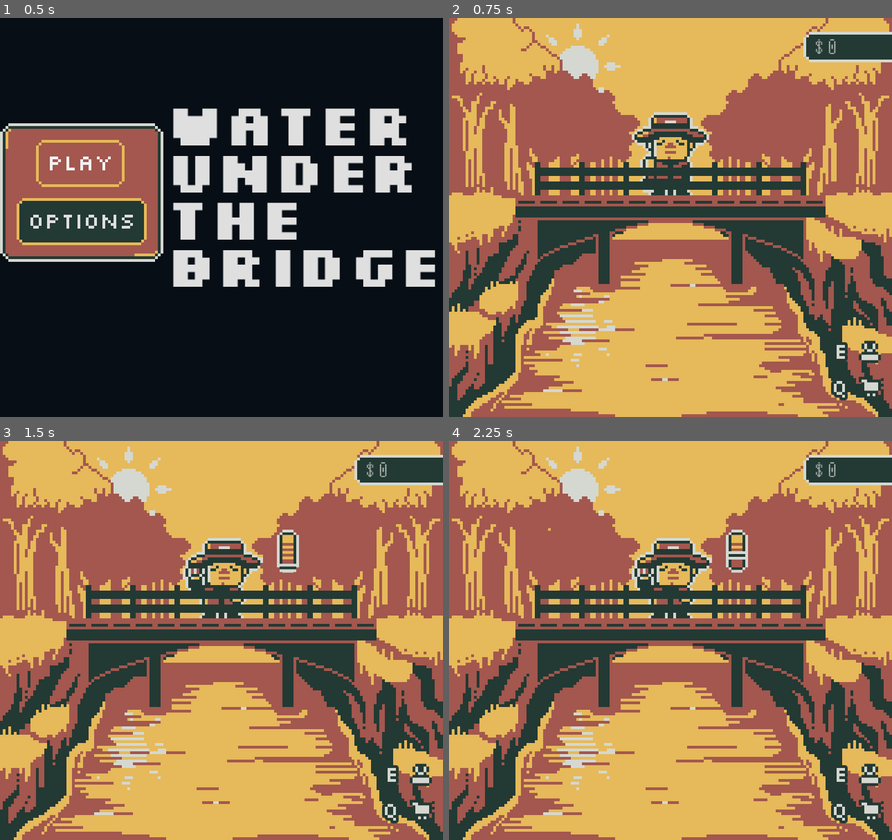
Above: before the commit, frames 1-4 (two rows, left to right).
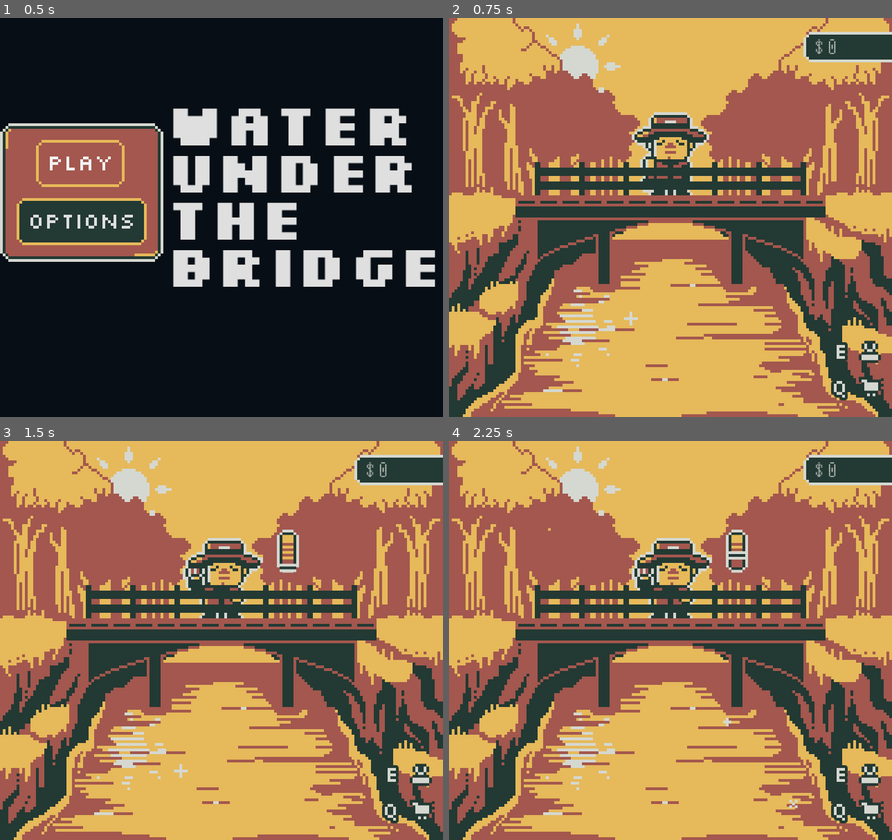
Above: after the commit, the same moments.

Repository: vida85/water-under-the-bridge
Game: Godot game, scene res://scenes/main menu/MainMenu.tscn
Same seed, same stepped clock (60 frames per second), same inputs: the game is played once before the commit and once after it.
Inputs (mouse positions are in pixels of both pictures, inside the frame that each line leads up to):
- Up to frame 1 (0.5 s): no input
- Up to frame 2 (0.75 s): click "play" at 0.5 s
- Up to frame 3 (1.5 s): tap Enter (ui_accept) at 1.25 s; move the mouse to (318, 620) at 1.27 s; hold D (right) from 1.28 s (still down); hold E (cast_line) from 1.28 s (still down); click (318, 620) at 1.42 s
- Up to frame 4 (2.25 s): tap Space (jump) at 1.52 s; release D (right) at 2 s; release E (cast_line) at 2 s; drag from (581, 660) to (728, 720) at 2.02 s

Frame 1 is identical in both runs. In frame 2, less than 0.1% of the frame differs, in the area x 39-43%, y 73-78%; in frame 3, less than 0.1%; in frame 4, less than 0.1%, in the area x 61-79%, y 69-93%.

Commit message:
added sparkle effect to items in water.

Diff:
--- a/magnet-gold/objects/item/Item.tscn
+++ b/magnet-gold/objects/item/Item.tscn
@@ -3,6 +3,46 @@
 [ext_resource type="Script" uid="uid://hj1xt68kr6c2" path="res://objects/item/item.gd" id="1_onjwb"]
 [ext_resource type="AudioStream" uid="uid://dp8l0nqgtkg5e" path="res://shared assets/audio/sfx/bell_sfx00057510.mp3" id="3_b7w6f"]
 [ext_resource type="Texture2D" uid="uid://b26q1gaoy1w0h" path="res://scenes/magnet/textures/splash.png" id="3_j5lnw"]
+[ext_resource type="Texture2D" uid="uid://c6jsudnndbk2k" path="res://shared assets/images/textures/sparklet.png" id="4_sparkle"]
+
+[sub_resource type="Animation" id="Animation_sparkle_reset"]
+length = 0.001
+tracks/0/type = "value"
+tracks/0/imported = false
+tracks/0/enabled = true
+tracks/0/path = NodePath(".:frame")
+tracks/0/interp = 1
+tracks/0/loop_wrap = true
+tracks/0/keys = {
+"times": PackedFloat32Array(0),
+"transitions": PackedFloat32Array(1),
+"update": 1,
+"values": [0]
+}
+
+[sub_resource type="Animation" id="Animation_sparkle"]
+resource_name = "sparkle"
+length = 3.0000000000000004
+loop_mode = 1
+step = 0.1
+tracks/0/type = "value"
+tracks/0/imported = false
+tracks/0/enabled = true
+tracks/0/path = NodePath(".:frame")
+tracks/0/interp = 1
+tracks/0/loop_wrap = true
+tracks/0/keys = {
+"times": PackedFloat32Array(0, 2.6, 2.7, 2.8, 2.9),
+"transitions": PackedFloat32Array(1, 1, 1, 1, 1),
+"update": 1,
+"values": [0, 1, 2, 3, 4]
+}
+
+[sub_resource type="AnimationLibrary" id="AnimationLibrary_sparkle"]
+_data = {
+&"RESET": SubResource("Animation_sparkle_reset"),
+&"sparkle": SubResource("Animation_sparkle")
+}
 
 [sub_resource type="CanvasItemMaterial" id="CanvasItemMaterial_bcfb2"]
 particles_animation = true
@@ -32,6 +72,16 @@
 stream = ExtResource("3_b7w6f")
 bus = &"Sfx"
 
+[node name="SparkleSprite" type="Sprite2D" parent="." unique_id=-1554050765]
+unique_name_in_owner = true
+texture = ExtResource("4_sparkle")
+hframes = 5
+
+[node name="SparkleAP" type="AnimationPlayer" parent="SparkleSprite" unique_id=-439858849]
+unique_name_in_owner = true
+libraries/ = SubResource("AnimationLibrary_sparkle")
+autoplay = &"sparkle"
+
 [node name="Splash" type="GPUParticles2D" parent="." unique_id=1741790392]
 unique_name_in_owner = true
 z_index = 10
--- a/magnet-gold/objects/item/item.gd
+++ b/magnet-gold/objects/item/item.gd
@@ -6,6 +6,8 @@
 @export var item_resource: ItemResource
 @onready var bell_sfx: AudioStreamPlayer2D = %BellSFX
 @onready var splash: GPUParticles2D = %Splash
+@onready var sparkle_sprite: Sprite2D = %SparkleSprite
+@onready var sparkle_ap: AnimationPlayer = %SparkleAP
 
 
 # Item needs to exits in Layer 3
@@ -27,13 +29,15 @@
 	shape.radius = item_resource.caught_radius
 	collision2D.shape = shape
 	item_sprite.texture = item_resource.texture
-	item_sprite.scale = Vector2.ZERO
+	item_sprite.visible = false
 	name = item_resource.name
 
 	item.set_collision_layer_value(COLLISION_ITEM_LAYER, true)
 
 	item.add_child(collision2D)
 	item.add_child(item_sprite)
+
+	sparkle_ap.seek(randf() * sparkle_ap.get_animation("sparkle").length, true)
 
 
 func shake_item() -> void:
@@ -47,11 +51,17 @@
 
 func _debug_mode() -> void:
 	is_debug_on = not is_debug_on
+	restore_debug_visuals()
 
-	if is_debug_on:
-		item_sprite.scale = Vector2.ONE
-	else:
-		item_sprite.scale = Vector2.ZERO
+
+func show_item_sprite() -> void:
+	item_sprite.visible = true
+	sparkle_sprite.visible = false
+
+
+func restore_debug_visuals() -> void:
+	item_sprite.visible = is_debug_on
+	sparkle_sprite.visible = not is_debug_on
 
 
 func fade_away(coin_end_position: Marker2D) -> void:
--- a/magnet-gold/scenes/mini game/mini_game_v2.gd
+++ b/magnet-gold/scenes/mini game/mini_game_v2.gd
@@ -17,7 +17,6 @@
 @onready var spawn_area: ReferenceRect = %SpawnArea
 @onready var visible_on_screen_notifier_2d: VisibleOnScreenNotifier2D = %VisibleOnScreenNotifier2D
 @onready var item_container: Node2D = %ItemContainer
-@onready var magnet_start_position: Marker2D = %MagnetStartPosition
 @onready var coin_end_position: Marker2D = %CoinEndPosition
 
 @onready var animation_player: AnimationPlayer = %AnimationPlayer
@@ -59,11 +58,13 @@
 
 
 func _ready() -> void:
+	magnet.visible = false
 	coin_colection_area.area_entered.connect(_on_magnet_entered)
 	_turn_off_items()
+	_update_magnet_type_from_resource()
 	animation_player.play("popup")
-	_update_magnet_type_from_resource()
-	magnet_area.global_position = magnet_start_position.global_position
+	await get_tree().process_frame
+	magnet.visible = true
 	set_process(false)
 	set_physics_process(false)
 
@@ -201,7 +202,7 @@
 
 			item.reparent(items_original_parent, false)
 			item.global_position = item_location
-			item.item_sprite.scale = Vector2.ZERO if !item.is_debug_on else Vector2.ONE
+			item.restore_debug_visuals()
 
 			print("Item returning: ", item)
 	items.clear()
@@ -210,13 +211,13 @@
 func spawn_coins() -> void:
 	var item_control:= Sprite2D.new()
 	var coin: Item = COIN_A_ITEM.instantiate() if randi_range(0, 1) == 1 else COIN_B_ITEM.instantiate()
-	coin.setup(coin)
-	coin.item_sprite.scale = Vector2.ONE
 	coin.coin_has_faded_and_died.connect(_on_coin_faded_away)
 
 	item_control.global_position = get_random_spawn_position()
 	item_control.add_child(coin)
 	item_container.add_child(item_control)
+	coin.setup(coin)
+	coin.show_item_sprite()
 
 
 func spawn_items() -> void:
@@ -240,7 +241,7 @@
 		item.global_position = Vector2.ZERO
 		print("After Reparent")
 		print("item.global_position = ", item.global_position, "\nitem.position = ", item.position)
-		item.item_sprite.scale = Vector2.ONE
+		item.show_item_sprite()
 		item.item_sprite.material = NEW_SHADER_SHINE_MATERIAL
 		item.shake_item()
 
--- a/magnet-gold/scenes/popups/pop_ups.gd
+++ b/magnet-gold/scenes/popups/pop_ups.gd
@@ -22,11 +22,17 @@
 func _ready() -> void:
 	shop_button.pressed.connect(_on_go_to_shop_pressed)
 	keep_fishing_button.pressed.connect(_on_keep_fishing_pressed)
+	visibility_changed.connect(_on_visibility_changed)
 	_focus_first_selectable()
 
 	if debug:
 		return
 	hide()
+
+
+func _on_visibility_changed() -> void:
+	if visible:
+		_focus_first_selectable()
 
 
 func _on_go_to_shop_pressed() -> void:
@@ -45,6 +51,7 @@
 		_on_keep_fishing_pressed()
 		return
 
+	_clear_items()
 	GameState.update_items_to_dict(items)
 	"""
 	I have items coming in as an Array[Item]
@@ -83,3 +90,9 @@
 
 func _on_item_unhovered() -> void:
 	description_label.text = "..."
+
+
+func _clear_items() -> void:
+	for child in item_container.get_children():
+		child.queue_free()
+	item_resources.clear()
--- a/magnet-gold/scenes/shop/Shop.tscn
+++ b/magnet-gold/scenes/shop/Shop.tscn
@@ -6,6 +6,7 @@
 [ext_resource type="Texture2D" uid="uid://cr8ra0ywula1k" path="res://shared assets/images/textures/ui-arrow-active.png" id="9_arrow_active"]
 [ext_resource type="Theme" uid="uid://bje0fb4plrk45" path="res://components/ui elements/phone_theme.tres" id="7_theme"]
 [ext_resource type="StyleBox" uid="uid://cuhr1lvgq40bu" path="res://components/ui elements/description_bg_style.tres" id="8_desc_bg"]
+[ext_resource type="AudioStream" uid="uid://byqowspbrenu8" path="res://shared assets/audio/sfx/coin_sfx00000000.mp3" id="10_coin_sfx"]
 
 [sub_resource type="LabelSettings" id="LabelSettings_tfrm4"]
 font = ExtResource("2_3qebd")
@@ -26,6 +27,11 @@
 grow_vertical = 2
 theme = ExtResource("7_theme")
 script = ExtResource("1_v61rp")
+
+[node name="CoinSFX" type="AudioStreamPlayer" parent="." unique_id=1580517017]
+unique_name_in_owner = true
+stream = ExtResource("10_coin_sfx")
+bus = &"Sfx"
 
 [node name="PanelContainer" type="PanelContainer" parent="." unique_id=571949171]
 custom_minimum_size = Vector2(112, 140)
@@ -68,7 +74,7 @@
 [node name="ArrowLeft" type="TextureRect" parent="PanelContainer/MarginContainer/VBoxContainer/HBoxContainer" unique_id=49112955]
 unique_name_in_owner = true
 layout_mode = 2
-texture = ExtResource("4_xjfbs")
+texture = ExtResource("9_arrow_active")
 flip_h = true
 
 [node name="TabBar" type="TabBar" parent="PanelContainer/MarginContainer/VBoxContainer/HBoxContainer" unique_id=1523699682]
@@ -76,7 +82,7 @@
 custom_maximum_size = Vector2(-1, 16)
 layout_mode = 2
 size_flags_horizontal = 3
-current_tab = 1
+current_tab = 0
 tab_alignment = 1
 tab_count = 2
 tab_0/title = "Sell"
@@ -85,7 +91,7 @@
 [node name="ArrowRight" type="TextureRect" parent="PanelContainer/MarginContainer/VBoxContainer/HBoxContainer" unique_id=282774980]
 unique_name_in_owner = true
 layout_mode = 2
-texture = ExtResource("9_arrow_active")
+texture = ExtResource("4_xjfbs")
 
 [node name="DescriptionPanel" type="PanelContainer" parent="PanelContainer/MarginContainer/VBoxContainer" unique_id=-367802476]
 custom_minimum_size = Vector2(0, 28)
@@ -107,7 +113,6 @@
 
 [node name="SellTab" type="ScrollContainer" parent="PanelContainer/MarginContainer/VBoxContainer" unique_id=87560814]
 unique_name_in_owner = true
-visible = false
 layout_mode = 2
 size_flags_horizontal = 3
 size_flags_vertical = 3
@@ -119,6 +124,7 @@
 
 [node name="BuyTab" type="ScrollContainer" parent="PanelContainer/MarginContainer/VBoxContainer" unique_id=816675381]
 unique_name_in_owner = true
+visible = false
 layout_mode = 2
 size_flags_horizontal = 3
 size_flags_vertical = 3
--- a/magnet-gold/scenes/shop/shop.gd
+++ b/magnet-gold/scenes/shop/shop.gd
@@ -12,6 +12,7 @@
 @onready var buy_tab: ScrollContainer = %BuyTab
 @onready var arrow_left: TextureRect = %ArrowLeft
 @onready var arrow_right: TextureRect = %ArrowRight
+@onready var coin_sfx: AudioStreamPlayer = %CoinSFX
 
 const ITEM_BUTTON = preload("res://scenes/popups/item_button.tscn")
 const MAGNET_RESOURCE: MagnetResource = preload("uid://crh5dh2gulls8")
@@ -28,7 +29,7 @@
 	tab_bar.tab_changed.connect(_on_tab_changed)
 	show_inventory.call_deferred()
 	show_magnets.call_deferred()
-	tab_bar.grab_focus.call_deferred()
+	_focus_first_in_active_tab.call_deferred()
 
 
 func _input(event: InputEvent) -> void:
@@ -50,11 +51,15 @@
 	arrow_left.texture = ARROW_ACTIVE_TEXTURE if tab_idx == 0 else ARROW_TEXTURE
 	arrow_right.texture = ARROW_ACTIVE_TEXTURE if tab_idx == 1 else ARROW_TEXTURE
 
-	var active_container: VBoxContainer = main_container if tab_idx == 0 else main_buy_container
+	_focus_first_in_active_tab()
+
+
+func _focus_first_in_active_tab() -> void:
+	var active_container: VBoxContainer = main_container if tab_bar.current_tab == 0 else main_buy_container
 	if active_container.get_child_count() > 0:
 		active_container.get_child(0).grab_focus()
 	else:
-		tab_bar.grab_focus()
+		leave_button.grab_focus()
 
 
 func show_inventory() -> void:
@@ -93,10 +98,10 @@
 
 func _on_sell_item_pressed(item_resource: ItemResource, button: ItemButton) -> void:
 	GameState.inventory.erase(item_resource)
-	#GameState.current_money_earned += item_resource.value
 	GameState.update_cash(item_resource.value)
 	item_resources.erase(item_resource)
-	button.queue_free()
+	coin_sfx.play()
+	_remove_and_refocus(button, main_container)
 
 
 func _on_buy_magnet_pressed(magnet_type: Magnets.Type, button: ItemButton) -> void:
@@ -107,7 +112,20 @@
 
 	GameState.update_cash(-price)
 	GameState.current_magnet = magnet_type
+	coin_sfx.play()
+	_remove_and_refocus(button, main_buy_container)
+
+
+func _remove_and_refocus(button: ItemButton, container: VBoxContainer) -> void:
+	var index: int = button.get_index()
+	container.remove_child(button)
 	button.queue_free()
+
+	if container.get_child_count() > 0:
+		var next_index: int = clampi(index, 0, container.get_child_count() - 1)
+		container.get_child(next_index).grab_focus()
+	else:
+		leave_button.grab_focus()
 
 
 func _on_leave_button() -> void:
Binary file added: magnet-gold/shared assets/images/textures/sparklet.png
Not shown, added: magnet-gold/shared assets/images/textures/sparklet.png.import
